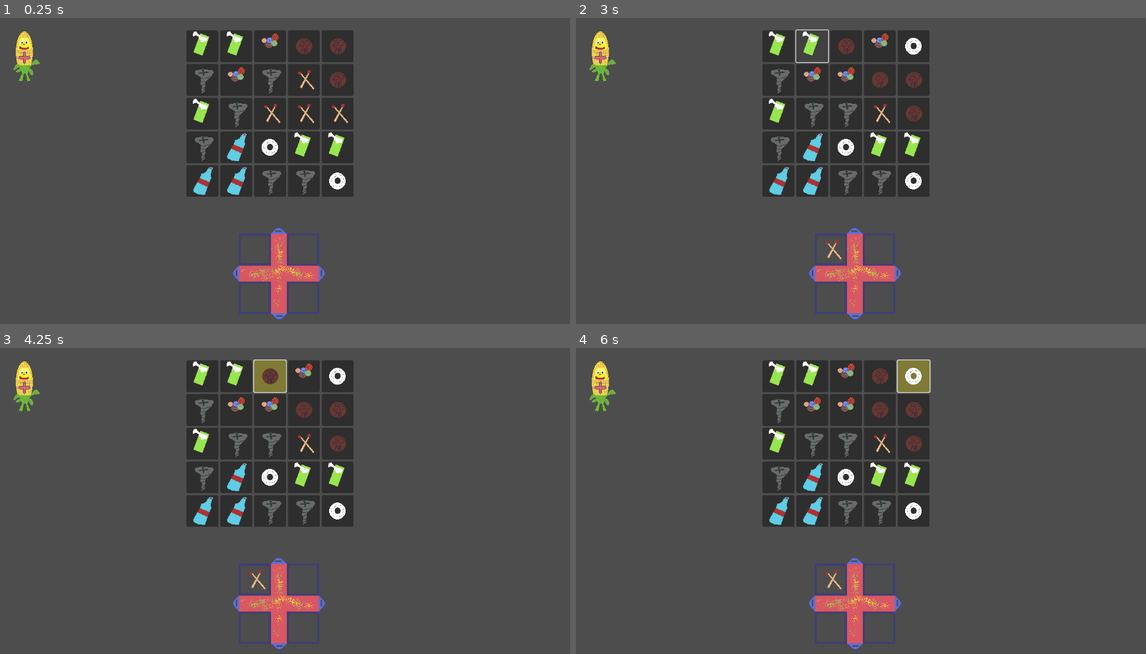
Above: before the commit, frames 1-4 (two rows, left to right).
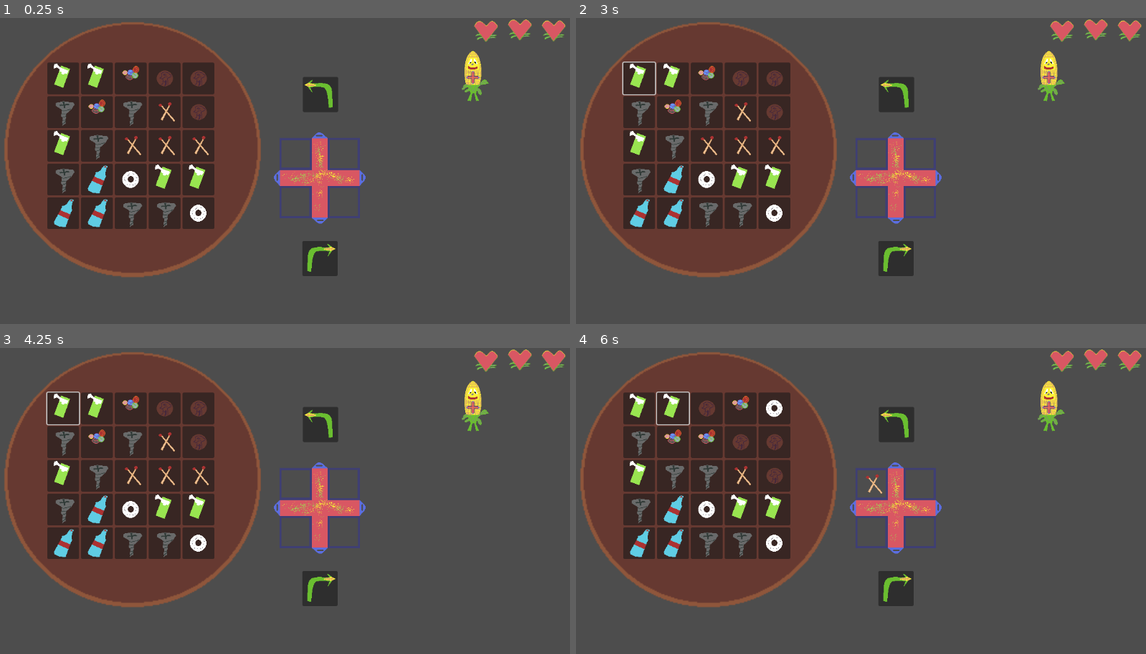
Above: after the commit, the same moments.

Repository: troywiegand/popped-corn
Game: Godot game, scene res://game.tscn
Same seed, same stepped clock (60 frames per second), same inputs: the game is played once before the commit and once after it.
Inputs (mouse positions are in pixels of both pictures, inside the frame that each line leads up to; where the layout moved, square brackets give the same spot in the first picture):
- Up to frame 1 (0.25 s): no input
- Up to frame 2 (3 s): click (895, 259) at 0.52 s; click (895, 94) at 1.27 s; click (638, 79) [781, 45] at 2 s; click (809, 45) at 2.77 s
- Up to frame 3 (4.25 s): click (267, 375) at 3.52 s
- Up to frame 4 (6 s): click (878, 375) at 4.27 s; click (672, 409) at 5.02 s; click (912, 375) at 5.77 s

The runs differ from the first frame. In frame 1, 41% of the frame differs, in the area x 0-100%, y 0-99%; in frame 2, 41%; in frame 3, 41%; in frame 4, 42%.
Error after the commit: Invalid access to property or key 'type' on a base object of type 'Nil'. (res://harness.gd:93)

Commit message:
Get Harness Rotation Working

Diff:
--- /dev/null
+++ b/board_bag.tscn
@@ -0,0 +1,17 @@
+[gd_scene load_steps=3 format=3 uid="uid://bh4tgix2ke2ld"]
+
+[ext_resource type="Texture2D" uid="uid://bppno31aa87ss" path="res://assets/bag.png" id="1_q0ps6"]
+
+[sub_resource type="SpriteFrames" id="SpriteFrames_ot3vf"]
+animations = [{
+"frames": [{
+"duration": 1.0,
+"texture": ExtResource("1_q0ps6")
+}],
+"loop": true,
+"name": &"default",
+"speed": 5.0
+}]
+
+[node name="BoardBag" type="AnimatedSprite2D"]
+sprite_frames = SubResource("SpriteFrames_ot3vf")
--- /dev/null
+++ b/corn_heart.tscn
@@ -0,0 +1,27 @@
+[gd_scene load_steps=4 format=3 uid="uid://bh7pj5by404te"]
+
+[ext_resource type="Texture2D" uid="uid://c5n7fnmhgs0x4" path="res://assets/corn_heart_full.png" id="1_4uakp"]
+[ext_resource type="Texture2D" uid="uid://bv3jmslh258u6" path="res://assets/corn_heart_empty.png" id="2_cmsc4"]
+
+[sub_resource type="SpriteFrames" id="SpriteFrames_272b0"]
+animations = [{
+"frames": [{
+"duration": 1.0,
+"texture": ExtResource("1_4uakp")
+}],
+"loop": true,
+"name": &"default",
+"speed": 5.0
+}, {
+"frames": [{
+"duration": 1.0,
+"texture": ExtResource("2_cmsc4")
+}],
+"loop": true,
+"name": &"empty",
+"speed": 5.0
+}]
+
+[node name="CornHeart" type="AnimatedSprite2D"]
+sprite_frames = SubResource("SpriteFrames_272b0")
+animation = &"empty"
--- a/gem_mode.tscn
+++ b/gem_mode.tscn
@@ -1,25 +1,47 @@
-[gd_scene load_steps=6 format=3 uid="uid://dc2cqb25orqt6"]
+[gd_scene load_steps=8 format=3 uid="uid://dc2cqb25orqt6"]
 
 [ext_resource type="PackedScene" uid="uid://1o1axw1d55dd" path="res://ammo_grid.tscn" id="1_5bglb"]
 [ext_resource type="Script" uid="uid://dp1ix6y872pfj" path="res://gem_mode.gd" id="1_x0nxw"]
 [ext_resource type="PackedScene" uid="uid://w347umeeeteg" path="res://harness.tscn" id="2_hd7xy"]
 [ext_resource type="PackedScene" uid="uid://c1llbjhyrq7dw" path="res://protag.tscn" id="3_2h8pb"]
 [ext_resource type="Script" uid="uid://c466uo1053nif" path="res://harness.gd" id="3_okvlv"]
+[ext_resource type="PackedScene" uid="uid://bh4tgix2ke2ld" path="res://board_bag.tscn" id="7_7wrrk"]
+[ext_resource type="PackedScene" uid="uid://bh7pj5by404te" path="res://corn_heart.tscn" id="8_3jssm"]
 
 [node name="gem_mode" type="Node2D"]
 script = ExtResource("1_x0nxw")
 
+[node name="BoardBag" parent="." instance=ExtResource("7_7wrrk")]
+position = Vector2(261.18753, 258.16486)
+scale = Vector2(2.1938474, 2.1893933)
+
 [node name="Harness" parent="." instance=ExtResource("2_hd7xy")]
-position = Vector2(561, 516)
+position = Vector2(643, 323)
 script = ExtResource("3_okvlv")
+showHarness = true
 
 [node name="Protag" parent="." instance=ExtResource("3_2h8pb")]
-position = Vector2(50, 75)
+position = Vector2(952, 115)
 
 [node name="AmmoGrid" parent="." instance=ExtResource("1_5bglb")]
-offset_left = 375.0
-offset_top = 25.0
-offset_right = 375.0
-offset_bottom = 25.0
+offset_left = 95.0
+offset_top = 90.0
+offset_right = 95.0
+offset_bottom = 90.0
+
+[node name="CornHeart1" parent="." instance=ExtResource("8_3jssm")]
+position = Vector2(978, 32.000004)
+scale = Vector2(0.5, 0.5)
+animation = &"default"
+
+[node name="CornHeart2" parent="." instance=ExtResource("8_3jssm")]
+position = Vector2(1046, 29)
+scale = Vector2(0.5, 0.5)
+animation = &"default"
+
+[node name="CornHeart3" parent="." instance=ExtResource("8_3jssm")]
+position = Vector2(1114, 31)
+scale = Vector2(0.5, 0.5)
+animation = &"default"
 
 [connection signal="madeAmmo" from="AmmoGrid" to="." method="_on_ammo_grid_made_ammo"]
--- a/harness.gd
+++ b/harness.gd
@@ -1,23 +1,44 @@
 extends AnimatedSprite2D
+
+@export var showHarness = false;
+
+signal fullAmmo;
+
 
 ### 1 2
 ### 3 4
-static var loadedAmmo = [];
+static var loadedAmmo = [null,null,null,null];
+
+var CW = [1,3,0,2];
+var CCW = [2,0,3,1];
 
 # Called when the node enters the scene tree for the first time.
 func _ready() -> void:
 	_empty_slot()
+	if showHarness:
+		$HarnessRotateCW.show();
+		$HarnessRotateCCW.show();
+	else:
+		$HarnessRotateCW.hide();
+		$HarnessRotateCCW.hide();
 	pass # Replace with function body.
 
 
 # Called every frame. 'delta' is the elapsed time since the previous frame.
-func _process(delta: float) -> void:
+func _process(_delta: float) -> void:
 	pass
 
 func load_ammo(a) -> bool:
-	loadedAmmo.append(a)
-	_load_ammo_into_slot(len(loadedAmmo),a)
-	return len(loadedAmmo) == 4
+	var where_null = loadedAmmo.find(null);
+	print(where_null)
+	if where_null < 0 or a["type"]=="empty":
+		if where_null < 0:
+			fullAmmo.emit();
+		print("NONE EMPTY SLOTS")
+		return false
+	loadedAmmo[where_null] = a
+	_load_ammo_into_slot(where_null+1,a)
+	return true
 
 func fire_ammo():
 
@@ -25,14 +46,36 @@
 	pass
 
 
-func turn_harness():
-	pass
+func turn_harness(mode):
+	print(loadedAmmo , " is about to turn ", mode)
+	var temp_arr = [null,null,null,null];
+	var turn = null;
+	if mode=="CW":
+		turn = CW;
+	elif mode=="CCW":
+		turn = CCW;
+	else:
+		return false
+	for a in range(len(loadedAmmo)):
+		print(a, loadedAmmo[a], "goes into index ", turn[a])
+		temp_arr[turn[a]] = loadedAmmo[a];
+		print(temp_arr)
+	loadedAmmo = temp_arr;
+	print(loadedAmmo)
+	_rerender_slots();
+	return true;
+
+func _rerender_slots():
+	for a in range(len(loadedAmmo)):
+		_load_ammo_into_slot(a+1,loadedAmmo[a]);
+
 
 func _empty_slot():
 	$Slot1.hide()
 	$Slot2.hide()
 	$Slot3.hide()
 	$Slot4.hide()
+	loadedAmmo = [null,null,null,null]
 
 
 func _pick_slot(n: int):
@@ -47,6 +90,7 @@
 
 func _load_ammo_into_slot(n: int, a):
 	var this_slot = _pick_slot(n)
+	print("Loading ",a.type," into ",n)
 	this_slot.animation = a.type;
 	this_slot.play();
 	this_slot.show();
--- a/harness.tscn
+++ b/harness.tscn
@@ -1,7 +1,9 @@
-[gd_scene load_steps=4 format=3 uid="uid://w347umeeeteg"]
+[gd_scene load_steps=6 format=3 uid="uid://w347umeeeteg"]
 
 [ext_resource type="Texture2D" uid="uid://crwywjyu8nytw" path="res://assets/harness.png" id="1_ll13w"]
 [ext_resource type="PackedScene" uid="uid://bxaf5u3s10ess" path="res://gem_sprite.tscn" id="2_3rr38"]
+[ext_resource type="Script" uid="uid://c466uo1053nif" path="res://harness.gd" id="2_in87e"]
+[ext_resource type="PackedScene" uid="uid://5liybqs8pqhr" path="res://harness_rotate.tscn" id="3_uw6ft"]
 
 [sub_resource type="SpriteFrames" id="SpriteFrames_3rr38"]
 animations = [{
@@ -16,6 +18,7 @@
 
 [node name="Harness" type="AnimatedSprite2D"]
 sprite_frames = SubResource("SpriteFrames_3rr38")
+script = ExtResource("2_in87e")
 
 [node name="Slot1" parent="." instance=ExtResource("2_3rr38")]
 position = Vector2(-48, -48)
@@ -28,3 +31,21 @@
 
 [node name="Slot4" parent="." instance=ExtResource("2_3rr38")]
 position = Vector2(47, 49)
+
+[node name="HarnessRotateCW" parent="." instance=ExtResource("3_uw6ft")]
+visible = false
+offset_left = -35.0
+offset_top = 127.0
+offset_right = 36.0
+offset_bottom = 198.0
+
+[node name="HarnessRotateCCW" parent="." instance=ExtResource("3_uw6ft")]
+visible = false
+offset_left = -34.0
+offset_top = -204.0
+offset_right = 37.0
+offset_bottom = -133.0
+direction = "CCW"
+
+[connection signal="pressed" from="HarnessRotateCW" to="." method="turn_harness" binds= ["CW"]]
+[connection signal="pressed" from="HarnessRotateCCW" to="." method="turn_harness" binds= ["CCW"]]
--- /dev/null
+++ b/harness_rotate.gd
@@ -0,0 +1,14 @@
+extends Button
+
+@export var direction = "CW";
+
+# Called when the node enters the scene tree for the first time.
+func _ready() -> void:
+	$AnimatedSprite2D.animation = direction;
+	$AnimatedSprite2D.play();
+	pass # Replace with function body.
+
+
+# Called every frame. 'delta' is the elapsed time since the previous frame.
+func _process(_delta: float) -> void:
+	pass
--- /dev/null
+++ b/harness_rotate.tscn
@@ -0,0 +1,34 @@
+[gd_scene load_steps=5 format=3 uid="uid://5liybqs8pqhr"]
+
+[ext_resource type="Texture2D" uid="uid://ddr18rfn2asyf" path="res://assets/corn_arrow_ccw.png" id="1_mrc2q"]
+[ext_resource type="Texture2D" uid="uid://cfrtoofmei2ip" path="res://assets/corn_arrow.png" id="1_txb11"]
+[ext_resource type="Script" uid="uid://dcuvsm7btga04" path="res://harness_rotate.gd" id="1_u0e3j"]
+
+[sub_resource type="SpriteFrames" id="SpriteFrames_mrc2q"]
+animations = [{
+"frames": [{
+"duration": 1.0,
+"texture": ExtResource("1_mrc2q")
+}],
+"loop": true,
+"name": &"CCW",
+"speed": 5.0
+}, {
+"frames": [{
+"duration": 1.0,
+"texture": ExtResource("1_txb11")
+}],
+"loop": true,
+"name": &"CW",
+"speed": 5.0
+}]
+
+[node name="HarnessRotate" type="Button"]
+offset_right = 71.0
+offset_bottom = 71.0
+script = ExtResource("1_u0e3j")
+
+[node name="AnimatedSprite2D" type="AnimatedSprite2D" parent="."]
+position = Vector2(35, 37)
+sprite_frames = SubResource("SpriteFrames_mrc2q")
+animation = &"CCW"
Binary file added: assets/bag.png
Not shown, added: assets/bag.png.import
Binary file added: assets/corn_arrow.png
Not shown, added: assets/corn_arrow.png.import
Binary file added: assets/corn_arrow_ccw.png
Not shown, added: assets/corn_arrow_ccw.png.import
Binary file added: assets/corn_heart_empty.aseprite
Binary file added: assets/corn_heart_empty.png
Not shown, added: assets/corn_heart_empty.png.import
Binary file added: assets/corn_heart_full.png
Not shown, added: assets/corn_heart_full.png.import
Not shown, added: harness_rotate.gd.uid
